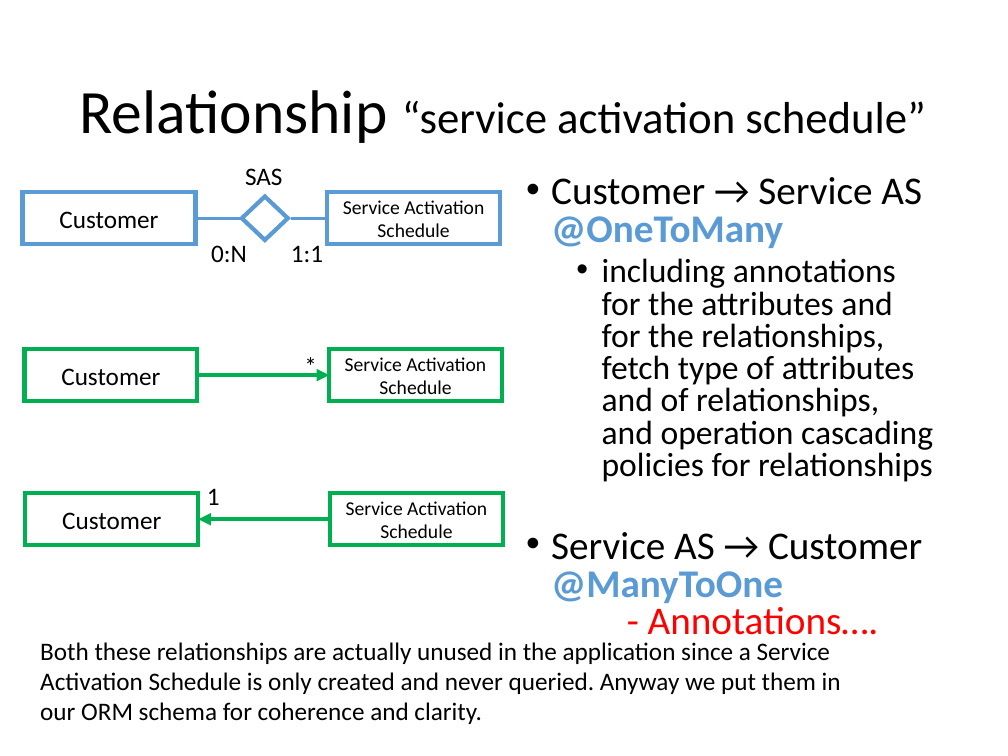
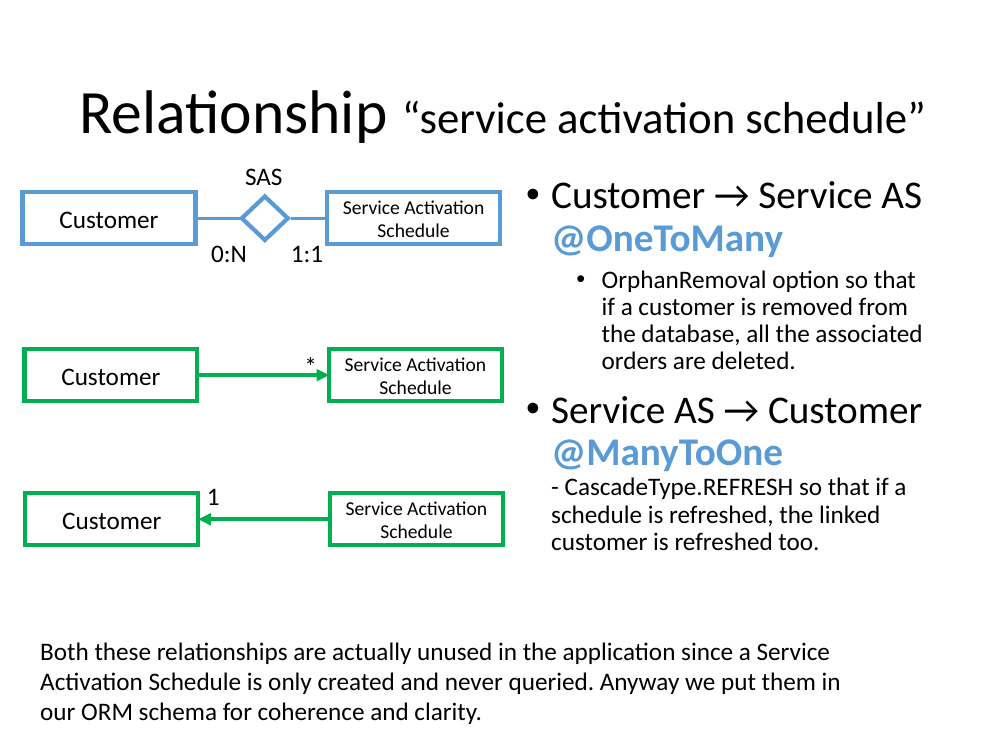
Before and after one commit to andrearestelli/db2-project, a slide deck: slide 39 of docs/documentation.pptx. Drawn at 1008x756 pixels with LibreOffice and Linux fonts; fonts in the diff are those of the drawing. Boxes give left, top, right and bottom in pixels: in the first picture for what was removed or moved away, otherwise in the second. Text is boxed around its words. In the diff, an @@ line names an element or a change of style, - is before the commit and + after.

```diff
--- a/docs/documentation.pptx
+++ b/docs/documentation.pptx
@@ text at (551, 181, 922, 257): line spacing 0.8 to 0.9 @@
@@ text at (551, 270, 922, 551): text changed; size 24 to 18 pt @@
-  • including annotations for the attributes and for the relationships, fetch type of attributes and of relationships, and operation cascading policies for relationships
-• Service AS → Customer
-  @ManyToOne
-  - Annotations….
+  • OrphanRemoval option so that if a customer is removed from the database, all the associated orders are deleted.
+• Service AS → Customer
+  @ManyToOne
+  - CascadeType.REFRESH so that if a schedule is refreshed, the linked customer is refreshed too.
```
Also in this commit, not shown: 5 other slides changed, 1 slide added, 1 slide removed, 5 other files.
